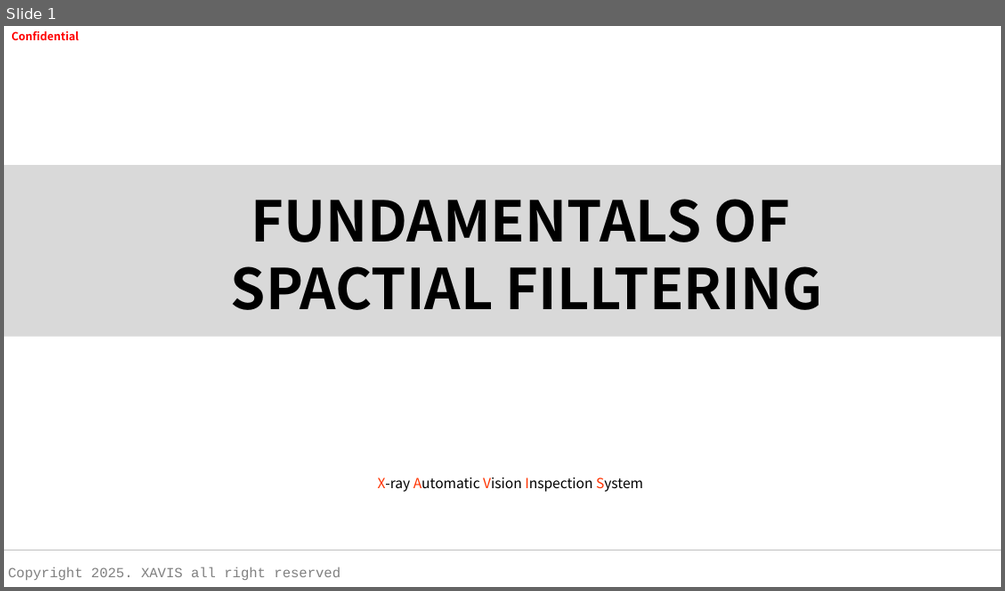
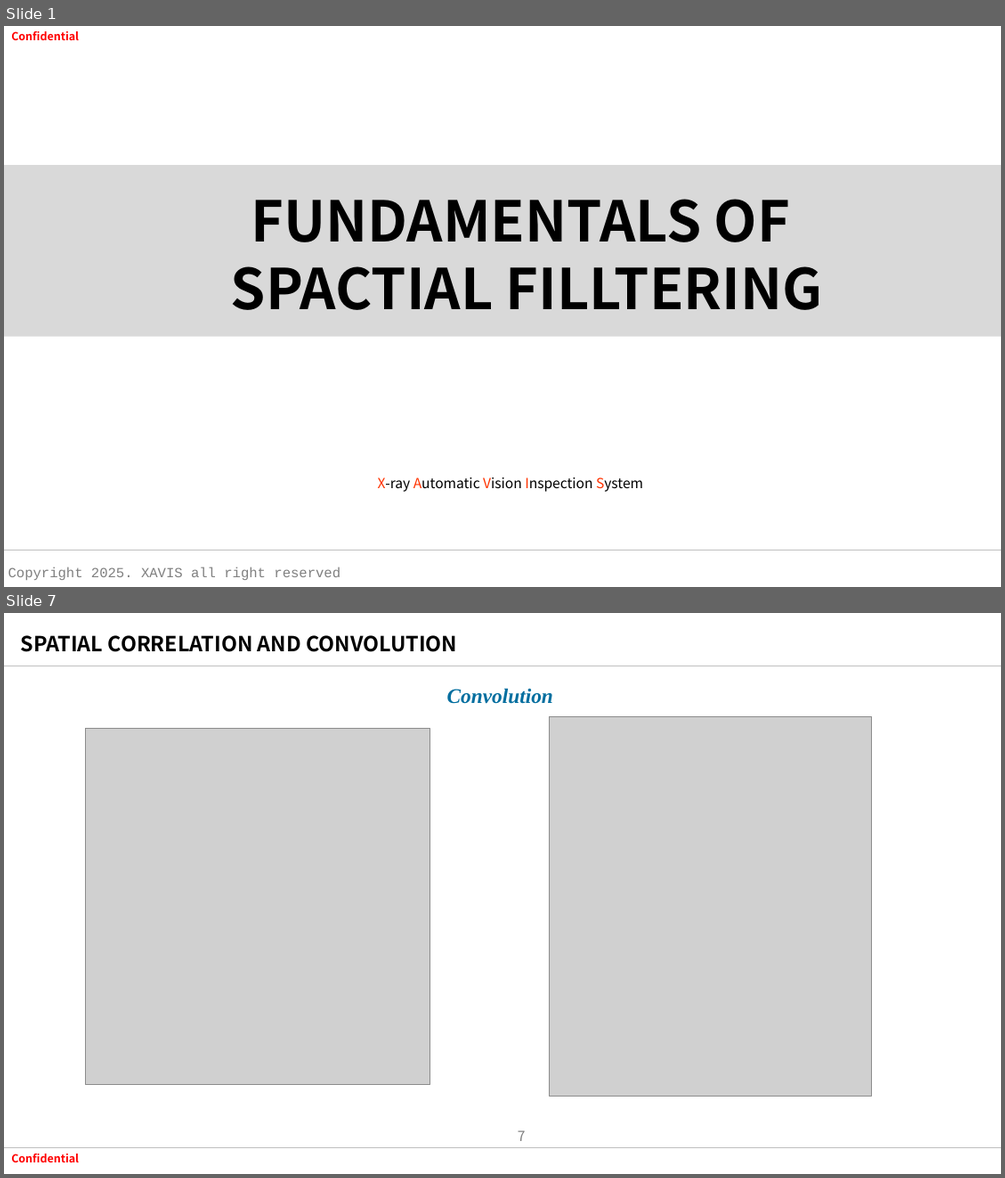
Before and after one commit to tuananh020400/FresherXavisTech, a slide deck: Document/SlideWeek2/Spatial Filltering .pptx. Shown one above the other, each under a label of ours: slide 1 before the commit, slides 1 and 7 after it; the slides between them are not shown. The pictures are 1005x591 and 1005x1178 pixels, drawn with LibreOffice and Linux fonts; fonts in the diff are those of the drawing; grey boxes stand for pictures; background and template pictures are left out. Boxes give left, top, right and bottom in pixels: in the first picture for what was removed or moved away, otherwise in the second. Text is boxed around its words. In the diff, an @@ line names an element or a change of style, - is before the commit and + after.

```diff
--- a/Document/SlideWeek2/Spatial Filltering .pptx
+++ b/Document/SlideWeek2/Spatial Filltering .pptx
@@ slide 7 added at (4, 613, 1001, 1174), background #FFFFFF @@
@@ text added at (21, 635, 457, 652), 20 pt, text #000000, bold @@
+SPATIAL CORRELATION AND CONVOLUTION
@@ line added from (4, 666) to (1001, 666), #BFBFBF 1 pt @@
@@ text added at (447, 688, 553, 704), 20 pt, text #016E9F, bold, italic @@
+Convolution
@@ picture added at (550, 716, 872, 1095) @@
@@ picture added at (86, 728, 430, 1084) @@
@@ page number added at (518, 1130, 526, 1141), 13.3 pt, text #808080 @@
+7
@@ line added from (4, 1148) to (1001, 1148), #BFBFBF 1 pt @@
@@ text added at (11, 1153, 79, 1162), 10.7 pt, text #FF0000, bold @@
+Confidential
```
Also in this commit, not shown: 1 slide changed, 7 other slides added, 6 slides removed, 1 other file.
